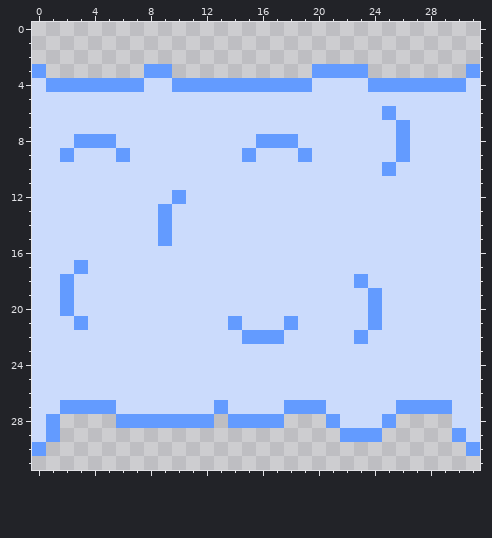
Pixel-art file, stored at art/level/cloud-mid.aseprite. Above is the file before it was changed.
32x32 pixels, 1 frame.
The same view after the edit:
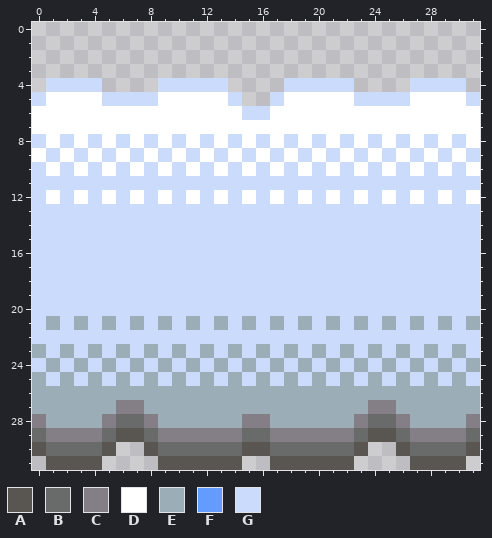
Palette (. is transparent): A #595652  B #696a6a  C #847e87  D #ffffff  E #9badb7  F #639bff  G #cbdbfc
Difference:
Changed rows in their new state; - is an unchanged pixel.
first column x 0:
 3 .-------..----------....-------.
 4 .GGGG....-GGGG....GG---....GGGG.
 5 -DDDD----DDDDD-..-DDDDD----DDDD-
 6 DDDDDDDDDDDDDDD--DDDDDDDDDDDDDDD
 7 DDDDDDDDDDDDDDDDDDDDDDDDDDDDDDDD
 8 -D-DGD-D-D-D-D-DGDGD-D-D-DGD-D-D
 9 D-D-D-D-D-D-D-DGD-DGD-D-D-D-D-D-
10 -D-D-D-D-D-D-D-D-D-D-D-D-D-D-D-D
12 -D-D-D-D-DGD-D-D-D-D-D-D-D-D-D-D
13 ---------G----------------------
14 ---------G----------------------
15 ---------G----------------------
17 ---G----------------------------
18 --G--------------------G--------
19 --G---------------------G-------
20 --G---------------------G-------
21 -E-E-E-E-E-E-EGE-EGE-E-EGE-E-E-E
22 ---------------GGG-----G--------
23 E-E-E-E-E-E-E-E-E-E-E-E-E-E-E-E-
24 -E-E-E-E-E-E-E-E-E-E-E-E-E-E-E-E
25 E-E-E-E-E-E-E-E-E-E-E-E-E-E-E-E-
26 EEEEEEEEEEEEEEEEEEEEEEEEEEEEEEEE
27 EEEEEECCEEEEEEEEEEEEEEEECCEEEEEE
28 CEEEECBBCEEEEEECCEEEEEECBBCEEEEC
29 BCCCCBAABCCCCCCBBCCCCCCBAABCCCCB
30 ABBBBA--ABBBBBBAABBBBBBA--ABBBBA
31 -AAAA----AAAAAA--AAAAAA----AAAA-
Changed places in both pictures, as pixel boxes (x1, y1, x2, y2):
changed: (32, 64, 480, 470)
